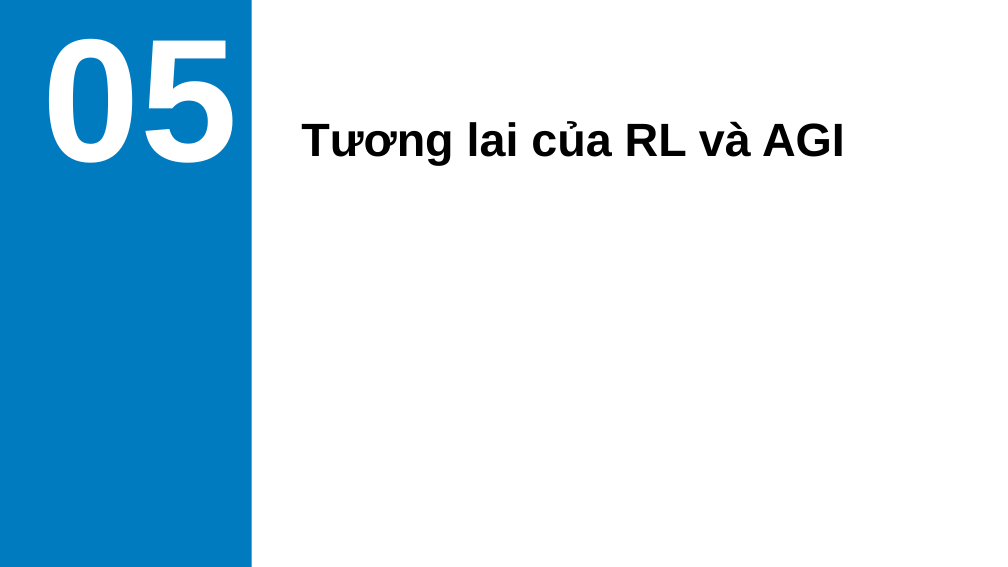
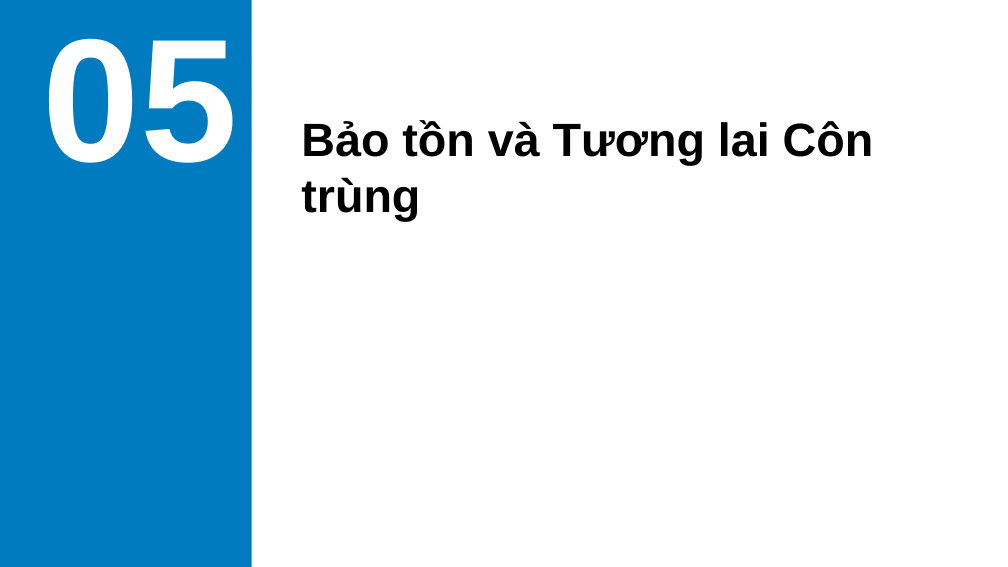
Before and after one commit to vantu-fit/SlideGenX, a slide deck: slide 28 of backend/src/final_slide.pptx (slide 16 before the commit). Drawn at 1008x567 pixels with LibreOffice and Linux fonts; fonts in the diff are those of the drawing; background and template pictures are left out. Boxes give left, top, right and bottom in pixels: in the first picture for what was removed or moved away, otherwise in the second. Text is boxed around its words. In the diff, an @@ line names an element or a change of style, - is before the commit and + after.

```diff
--- a/backend/src/final_slide.pptx
+++ b/backend/src/final_slide.pptx
@@ text at (301,120,874,222): text changed @@
-Tương lai của RL và AGI
+Bảo tồn và Tương lai Côn trùng
```
Also in this commit, not shown: 2 other slides changed, 37 slides added, 20 slides removed, 23 other files.
